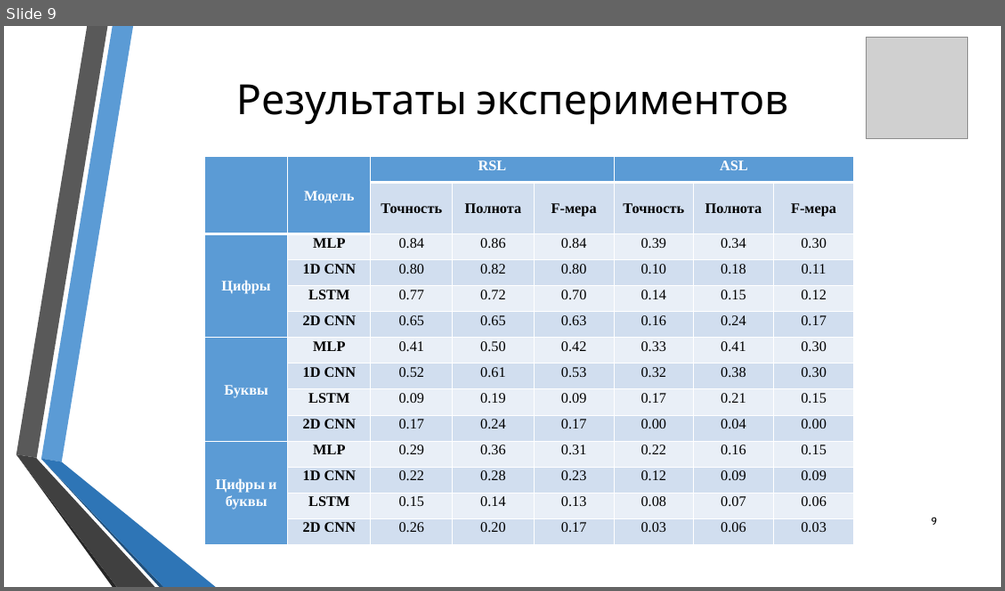
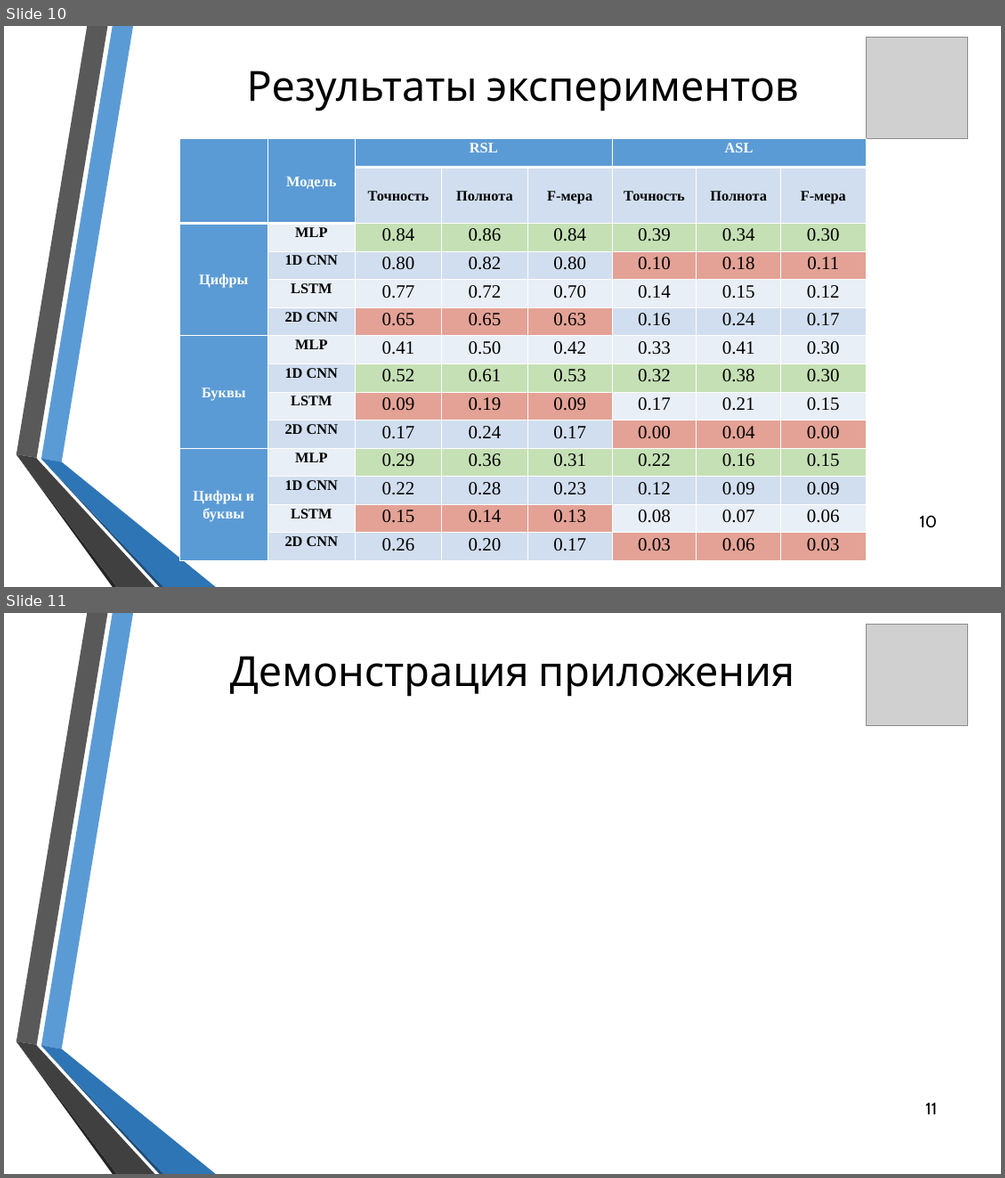
Before and after one commit to Elikul/vkr2, a slide deck: Презентация ВКР (Куликова ИТ-2МО).pptx. Shown one above the other, each under a label of ours: slide 9 before the commit, slides 10 and 11 after it. The pictures are 1005x591 and 1005x1178 pixels, drawn with LibreOffice and Linux fonts; fonts in the diff are those of the drawing; grey boxes stand for pictures; background and template pictures are left out. Boxes give left, top, right and bottom in pixels: in the first picture for what was removed or moved away, otherwise in the second. Text is boxed around its words. In the diff, an @@ line names an element or a change of style, - is before the commit and + after.

```diff
--- a/Презентация ВКР (Куликова ИТ-2МО).pptx
+++ b/Презентация ВКР (Куликова ИТ-2МО).pptx
@@ slide 11 added at [4,613,1001,1174], background picture (left out); not listed: 6 template elements that a slide beside it also shows @@
@@ picture added at [866,625,968,726] @@
@@ title added at [230,656,794,697], 40 pt, text #000000 @@
+Демонстрация приложения
@@ page number added at [925,1103,937,1114], 16 pt, text #000000 @@
+11
@@ what was slide 9 is now slide 10 @@
@@ slide 10 changed as well @@
@@ title "Результаты экспериментов": place and size @@
-title "Результаты экспериментов" at [236,84,789,125]
+title "Результаты экспериментов" at [247,70,799,111]
@@ table at [179,139,866,561] @@
@@ fill #EAEFF7 to #C5E0B4 in 12 cells @@
@@ fill #D2DEEF to #E3A295 in 12 cells @@
@@ fill #D2DEEF to #C5E0B4 in 6 cells @@
@@ fill #EAEFF7 to #E3A295 in 6 cells @@
@@ size 14 to 18 pt in "0.84", "0.86", "0.84", "0.39" and 68 more places @@
@@ table: place and size @@
-table at [205,157,855,545]
+table at [179,139,866,561]
@@ page number at [919,515,937,528]: text changed; size 10 to 16 pt @@
-9
+10
```
Also in this commit, not shown: 10 other slides changed, 1 other slide added, 5 other files.
